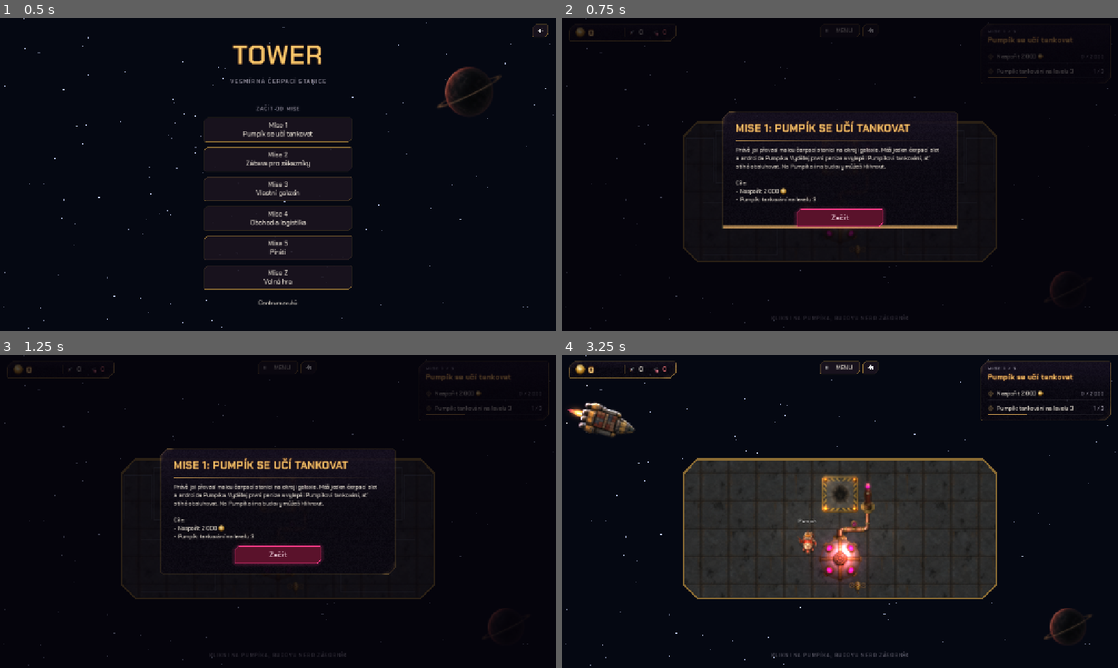
Above: before the commit, frames 1-4 (two rows, left to right).
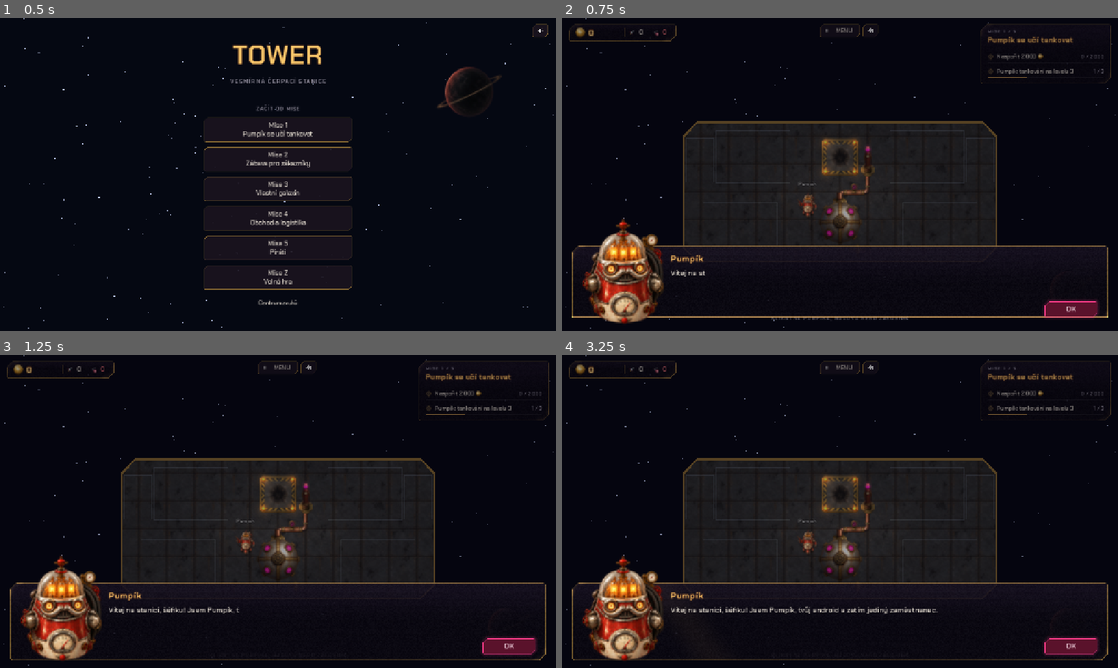
Above: after the commit, the same moments.

Repository: RadekDobrovolny/tower
Game: Godot game, scene res://ui/main_menu.tscn
The game is run twice, just before and just after one commit, with the same random seed, the same clock (stepped at 60 frames per second) and the same inputs.
Inputs (mouse positions are in pixels of both pictures, inside the frame that each line leads up to):
- Up to frame 1 (0.5 s): no input
- Up to frame 2 (0.75 s): click "Mise 1 Pumpík se učí tankovat" at 0.5 s
- Up to frame 3 (1.25 s): no input
- Up to frame 4 (3.25 s): click (840, 555) at 1.25 s, where only the run before the commit has a clickable "Začít"; click (840, 367) at 2 s, where only the run before the commit has a clickable "MENU"; click (840, 495) at 2.75 s, where only the run before the commit has a clickable "Pokračovat"

Frame 1 is identical in both runs. In frame 2, 12% of the frame differs, in the area x 0-100%, y 0-100%; in frame 3, 11%; in frame 4, 12%.

Commit message:
Dialogy

Diff:
--- a/dialogue/lines.gd
+++ b/dialogue/lines.gd
@@ -109,7 +109,7 @@
 ## Pumpíkovi došel galaxín v zásobníku.
 const ANDROID_EMPTY := [
 	"Došel galaxín!",
-	"Zásobník je prázdný, šéfe!",
+	"Zásobník je prázdný, šéfiku!",
 	"Objednej cisternu!",
 ]
 
--- /dev/null
+++ b/dialogue/story.gd
@@ -0,0 +1,54 @@
+class_name Story
+extends RefCounted
+
+## Příběh: postavy a jejich rozhovory. Rozhovor je seznam replik, replika má `speaker`
+## (klíč do SPEAKERS), `mood` (klíč do `portraits`) a `text`. Přehrává je `DialogueBox`.
+
+const PUMPIK := "pumpik"
+
+const SPEAKERS := {
+	PUMPIK: {
+		"name": "Pumpík",
+		"portraits": {
+			"neutral": preload("res://assets/sprites/portraits/pumpik_neutral.png"),
+			"happy": preload("res://assets/sprites/portraits/pumpik_happy.png"),
+			"worried": preload("res://assets/sprites/portraits/pumpik_worried.png"),
+			"angry": preload("res://assets/sprites/portraits/pumpik_angry.png"),
+		},
+	},
+}
+
+## Úvody misí ve stejném pořadí jako `Missions.ALL`.
+const MISSION_INTROS := [
+	[
+		{"speaker": PUMPIK, "mood": "happy", "text": "Vítej na stanici, šéfiku! Jsem Pumpík, tvůj android a zatím jediný zaměstnanec."},
+		{"speaker": PUMPIK, "mood": "neutral", "text": "Jsme na okraji galaxie, máme jeden čerpací slot a prázdnou pokladnu. Vyděláme první peníze a vylepšíš mi tankování, ať stíhám."},
+		{"speaker": PUMPIK, "mood": "neutral", "text": "Na mě i na budovy můžeš kliknout, ukážu ti, co všechno jde. Cíle najdeš vpravo nahoře."},
+	],
+	[
+		{"speaker": PUMPIK, "mood": "worried", "text": "Šéfiku, lodí přibývá a fronty se prodlužují. Posádky začínají být nervózní."},
+		{"speaker": PUMPIK, "mood": "neutral", "text": "Klikni na prázdnou parcelu a postav zábavní systém. Autokino pro rakety, u filmu jim čekání uteče."},
+		{"speaker": PUMPIK, "mood": "happy", "text": "A dva sloty najednou zvládnu, takže si můžeš postavit i druhý čerpací slot."},
+	],
+	[
+		{"speaker": PUMPIK, "mood": "angry", "text": "Šéfiku, dosavadní dodavatel s námi končí! Od teď si galaxín objednáváš sám."},
+		{"speaker": PUMPIK, "mood": "neutral", "text": "Zato si sám určuješ cenu. A první várku 300 j máme v zásobníku zdarma."},
+		{"speaker": PUMPIK, "mood": "worried", "text": "Jen pozor na levné dodavatele. Za nekvalitní galaxín hrozí pokuty."},
+	],
+	[
+		{"speaker": PUMPIK, "mood": "happy", "text": "Stanice se rozrůstá, šéfiku! Posádky by si rády něco koupily, než je natankuju."},
+		{"speaker": PUMPIK, "mood": "neutral", "text": "Postav jim obchod a rozšiř nabídku."},
+		{"speaker": PUMPIK, "mood": "neutral", "text": "K zásobníku na levelu 3 jde přistavět řídící centrum. Vylepší dodávky galaxínu a s automatickým dispečinkem bude cisterny objednávat samo."},
+	],
+	[
+		{"speaker": PUMPIK, "mood": "worried", "text": "Šéfiku, máme problém. Bohatá stanice přitahuje nezvané hosty."},
+		{"speaker": PUMPIK, "mood": "angry", "text": "Piráti! Přiletí, střílí a kradou kredity, dokud je nesestřelíme nebo neodletí."},
+		{"speaker": PUMPIK, "mood": "worried", "text": "Bez obranné věže se jim postavím sám. Když mě rozbijí, nebudu tankovat, dokud mě Bzučák neopraví."},
+		{"speaker": PUMPIK, "mood": "neutral", "text": "Na krajích paluby jsou místa pro obranné věže. Radši je postav."},
+	],
+]
+
+const FREE_PLAY_INTRO := [
+	{"speaker": PUMPIK, "mood": "happy", "text": "Šéfiku, podívej se na to! Všechno postavené a vylepšené na maximum."},
+	{"speaker": PUMPIK, "mood": "neutral", "text": "Žádné cíle, jen provoz a občasní piráti. Hraj, jak dlouho chceš."},
+]
--- a/game/campaign.gd
+++ b/game/campaign.gd
@@ -41,10 +41,10 @@
 	if free_play:
 		_apply_rules(start)
 		_begin_free_play()
-		_pause_with_popup("Mise Z: %s" % start.title, start.description, "Začít")
+		hud.dialogue.play(Story.FREE_PLAY_INTRO)
 		return
 	_begin_mission(start_index)
-	_pause_with_popup("Mise %d: %s" % [number(), mission.title], _briefing(mission), "Začít")
+	hud.dialogue.play(Story.MISSION_INTROS[start_index])
 
 
 func _exit_tree() -> void:
@@ -60,16 +60,22 @@
 	return mission_index + 1 if mission else 0
 
 
-## Zavře okno mise (úvod nebo shrnutí) a pokračuje ve hře, případně další misí.
+## Zavře, co je zrovna otevřené (rozhovor, nebo okno se shrnutím mise), a pokračuje ve hře,
+## případně další misí s jejím úvodem.
 func continue_game() -> void:
-	if _completed:
-		_completed = false
-		if mission_index + 1 < Missions.ALL.size():
-			_begin_mission(mission_index + 1)
-		else:
-			_begin_free_play()
+	if hud.dialogue.is_open():
+		hud.dialogue.close()
+		return
 	hud.hide_mission_popup()
 	get_tree().paused = false
+	if not _completed:
+		return
+	_completed = false
+	if mission_index + 1 < Missions.ALL.size():
+		_begin_mission(mission_index + 1)
+		hud.dialogue.play(Story.MISSION_INTROS[mission_index])
+	else:
+		_begin_free_play()
 
 
 ## Všechno, co jde teď koupit (vylepšení objektů a stavby na první prázdné parcele).
@@ -185,28 +191,6 @@
 	hud.show_mission_popup(title, body, button_text)
 
 
-## Úvodní text mise se seznamem cílů.
-func _briefing(briefed: Mission) -> String:
-	var lines := PackedStringArray([briefed.description, "", "Cíle:"])
-	if briefed.goal_credits > 0:
-		lines.append("- Naspořit %s kr" % Game.format_number(briefed.goal_credits))
-	if briefed.goal_fuel_level > 0:
-		lines.append("- %s: tankování na levelu %d" % [_android_name(), briefed.goal_fuel_level])
-	if briefed.goal_entertainment_level > 0:
-		lines.append("- Zábavní systém na levelu %d" % briefed.goal_entertainment_level)
-	if briefed.goal_tank_level > 0:
-		lines.append("- Zásobník na levelu %d" % briefed.goal_tank_level)
-	if briefed.goal_shop_products > 0:
-		lines.append("- Obchod a v něm %d nové druhy zboží" % briefed.goal_shop_products)
-	if briefed.goal_dispatch:
-		lines.append("- Řídící centrum s automatickým dispečinkem")
-	if briefed.goal_tower_level > 0:
-		lines.append("- Obranná věž na levelu %d" % briefed.goal_tower_level)
-	if briefed.goal_pirates_shot > 0:
-		lines.append("- Sestřelit %d pirátů" % briefed.goal_pirates_shot)
-	return "\n".join(lines)
-
-
 func _android_name() -> String:
 	var androids := station.get_androids()
 	return androids[0].display_name if not androids.is_empty() else "Android"
@@ -233,7 +217,7 @@
 	if mission_index + 1 < Missions.ALL.size():
 		var next: Mission = Missions.ALL[mission_index + 1]
 		_pause_with_popup("Mise %d splněna!" % number(),
-				"%s\n\nDalší mise %d: %s\n%s" % [summary, number() + 1, next.title, _briefing(next)],
+				"%s\n\nDalší mise %d: %s" % [summary, number() + 1, next.title],
 				"Pokračovat")
 	else:
 		_pause_with_popup("Mise %d splněna!" % number(),
--- a/missions/mission.gd
+++ b/missions/mission.gd
@@ -6,8 +6,6 @@
 ## rovnou od téhle mise (výběr v menu, hodí se pro testování).
 
 @export var title := ""
-## Úvodní text mise, ukáže se v okně na začátku mise.
-@export_multiline var description := ""
 
 @export_group("Pravidla")
 ## Nejvyšší level, na který jde vylepšit androida (tankování i jízdu).
--- a/missions/mission_1.tres
+++ b/missions/mission_1.tres
@@ -5,7 +5,6 @@
 [resource]
 script = ExtResource("1_mission")
 title = "Pumpík se učí tankovat"
-description = "Právě jsi převzal malou čerpací stanici na okraji galaxie. Máš jeden čerpací slot a androida Pumpíka. Vydělej první peníze a vylepši Pumpíkovi tankování, ať stíhá obsluhovat. Na Pumpíka i na budovy můžeš kliknout."
 max_android_level = 3
 max_slots = 1
 ship_interval_min = 3.0
--- a/missions/mission_2.tres
+++ b/missions/mission_2.tres
@@ -5,7 +5,6 @@
 [resource]
 script = ExtResource("1_mission")
 title = "Zábava pro zákazníky"
-description = "Lodí přibývá a fronty se prodlužují. Klikni na prázdnou parcelu a postav zákazníkům zábavní systém, ať jim čekání rychleji utíká. Pumpík zvládne obsluhovat dva sloty najednou, druhý čerpací slot si můžeš postavit taky."
 max_android_level = 6
 entertainment_available = true
 drone_upgrades = true
--- a/missions/mission_3.tres
+++ b/missions/mission_3.tres
@@ -5,7 +5,6 @@
 [resource]
 script = ExtResource("1_mission")
 title = "Vlastní galaxín"
-description = "Dosavadní dodavatel s tebou končí. Od teď si galaxín objednáváš sám a sám určuješ jeho cenu. Do zásobníku dostáváš první várku 300 j zdarma. Pozor na levné dodavatele, za nekvalitní galaxín hrozí pokuty."
 max_android_level = 6
 entertainment_available = true
 drone_upgrades = true
--- a/missions/mission_4.tres
+++ b/missions/mission_4.tres
@@ -5,7 +5,6 @@
 [resource]
 script = ExtResource("1_mission")
 title = "Obchod a logistika"
-description = "Stanice se rozrůstá. Posádky lodí by si rády něco koupily, než jim Pumpík natankuje, tak jim postav obchod a rozšiř nabídku. K zásobníku na levelu 3 jde přistavět řídící centrum: vylepší dodávky galaxínu a s automatickým dispečinkem bude cisterny objednávat samo."
 max_android_level = 6
 entertainment_available = true
 drone_upgrades = true
--- a/missions/mission_5.tres
+++ b/missions/mission_5.tres
@@ -5,7 +5,6 @@
 [resource]
 script = ExtResource("1_mission")
 title = "Piráti"
-description = "Bohatá stanice přitahuje nezvané hosty. Piráti přiletí, ostřelují zásobník a kradou kredity, dokud je nesestřelíš nebo neodletí. Bez obranné věže se jim postaví Pumpík: jednoho piráta zvládne, ale pak je poškozený a netankuje, dokud ho Bzučák neopraví. Na krajích paluby jsou místa pro obranné věže."
 max_android_level = 6
 entertainment_available = true
 drone_upgrades = true
--- a/missions/mission_z.tres
+++ b/missions/mission_z.tres
@@ -5,7 +5,6 @@
 [resource]
 script = ExtResource("1_mission")
 title = "Volná hra"
-description = "Stanice je hotová a všechno na ní je vylepšené na maximum: budovy, věže, řídící centrum, Pumpík i Bzučák. Žádné cíle, jen provoz a občasní piráti. Hraj, jak dlouho chceš."
 max_android_level = 6
 entertainment_available = true
 drone_upgrades = true
--- a/missions/missions.gd
+++ b/missions/missions.gd
@@ -1,8 +1,8 @@
 class_name Missions
 extends RefCounted
 
-## Mise v pořadí, ve kterém jdou za sebou. Novou misi přidej sem: objeví se v menu
-## a hra na ni po splnění předchozí plynule naváže. Mise Z (volná hra se vším na maximu)
+## Mise v pořadí, ve kterém jdou za sebou. Novou misi přidej sem a její úvod do
+## `Story.MISSION_INTROS`: objeví se v menu a hra na ni po splnění předchozí plynule naváže. Mise Z (volná hra se vším na maximu)
 ## stojí mimo pořadí, jde na ni jen z menu.
 
 const WORLD_SCENE := "res://game/world.tscn"
--- a/spritecook-assets.json
+++ b/spritecook-assets.json
@@ -511,6 +511,32 @@
           "cell": "vpravo dole"
         }
       ]
+    },
+    {
+      "asset_id": "8fc99b33-d119-4c27-8a81-a3815abadeea",
+      "label": "Tower – Pumpík, obličeje pro dialogy, 4 emoce (reference Pumpík robot, 16 kreditů)",
+      "files": [
+        {
+          "file": "assets/sprites/portraits/pumpik_neutral.png",
+          "sha12": "8c716ed4a7dc",
+          "cell": "vlevo nahoře"
+        },
+        {
+          "file": "assets/sprites/portraits/pumpik_happy.png",
+          "sha12": "17090ee20227",
+          "cell": "vpravo nahoře"
+        },
+        {
+          "file": "assets/sprites/portraits/pumpik_worried.png",
+          "sha12": "850c2c5950d3",
+          "cell": "vlevo dole"
+        },
+        {
+          "file": "assets/sprites/portraits/pumpik_angry.png",
+          "sha12": "f30a2f612025",
+          "cell": "vpravo dole"
+        }
+      ]
     }
   ]
 }
--- /dev/null
+++ b/ui/dialogue_box.gd
@@ -0,0 +1,72 @@
+class_name DialogueBox
+extends ColorRect
+
+## Rozhovor ve spodní části obrazovky: vlevo obličej postavy, vedle její jméno a text, který se
+## postupně vypisuje. Dokud je vidět, hra stojí a hráč musí repliky odkliknout. Běží i při
+## pauze (process_mode Always).
+
+## Kolik znaků za sekundu se vypisuje.
+const REVEAL_SPEED := 60.0
+const MONEY_ICON_SIZE := 17
+
+var _lines: Array = []
+var _index := 0
+var _reveal: Tween
+
+@onready var _portrait: TextureRect = %DialoguePortrait
+@onready var _name: Label = %DialogueName
+@onready var _text: RichTextLabel = %DialogueText
+@onready var _ok: Button = %DialogueOk
+
+
+func _ready() -> void:
+	hide()
+	_ok.pressed.connect(_advance)
+
+
+func _unhandled_input(event: InputEvent) -> void:
+	if visible and event.is_action_pressed("ui_accept"):
+		_advance()
+		get_viewport().set_input_as_handled()
+
+
+## Přehraje rozhovor a zastaví hru, dokud ho hráč neodklikne.
+func play(lines: Array) -> void:
+	_lines = lines
+	_index = -1
+	get_tree().paused = true
+	show()
+	_show_next_line()
+
+
+func is_open() -> bool:
+	return visible
+
+
+func close() -> void:
+	hide()
+	get_tree().paused = false
+
+
+## OK dopíše rozepsaný text, teprve pak přejde na další repliku.
+func _advance() -> void:
+	if _reveal and _reveal.is_running():
+		_reveal.kill()
+		_text.visible_ratio = 1.0
+	else:
+		_show_next_line()
+
+
+func _show_next_line() -> void:
+	_index += 1
+	if _index >= _lines.size():
+		close()
+		return
+	var line: Dictionary = _lines[_index]
+	var speaker: Dictionary = Story.SPEAKERS[line.speaker]
+	_name.text = speaker.name
+	_portrait.texture = speaker.portraits[line.mood]
+	_text.text = UiIcons.money_bbcode(line.text, MONEY_ICON_SIZE)
+	_text.visible_ratio = 0.0
+	_reveal = create_tween()
+	_reveal.tween_property(_text, "visible_ratio", 1.0, line.text.length() / REVEAL_SPEED)
--- a/ui/hud.gd
+++ b/ui/hud.gd
@@ -41,6 +41,7 @@
 @onready var _info_actions: VBoxContainer = %InfoActions
 @onready var _hint: Label = $HintLabel
 @onready var _alert: Label = $Alert
+@onready var dialogue: DialogueBox = $DialogueBox
 @onready var _mission_popup: Control = $MissionPopup
 @onready var _mission_title: Label = %MissionTitle
 @onready var _mission_body: RichTextLabel = %MissionBody
--- a/ui/hud.tscn
+++ b/ui/hud.tscn
@@ -10,6 +10,7 @@
 [ext_resource type="Texture2D" path="res://assets/ui/icons/pause.svg" id="8_pause"]
 [ext_resource type="Script" path="res://ui/sound_button.gd" id="20_sound"]
 [ext_resource type="Script" path="res://ui/junk_dealer_popup.gd" id="21_dealer"]
+[ext_resource type="Script" path="res://ui/dialogue_box.gd" id="22_dialogue"]
 [ext_resource type="Texture2D" path="res://assets/ui/icons/close.svg" id="9_close"]
 [ext_resource type="Texture2D" path="res://assets/ui/icons/galaxin.svg" id="10_galaxin"]
 [ext_resource type="Texture2D" path="res://assets/ui/icons/tank.svg" id="11_tank"]
@@ -694,3 +695,72 @@
 size_flags_horizontal = 8
 focus_mode = 0
 text = "Zatím ne"
+
+[node name="DialogueBox" type="ColorRect" parent="."]
+process_mode = 3
+visible = false
+anchor_right = 1.0
+anchor_bottom = 1.0
+color = Color(0.02, 0.01, 0.04, 0.4)
+script = ExtResource("22_dialogue")
+
+[node name="Panel" type="PanelContainer" parent="DialogueBox"]
+anchor_top = 1.0
+anchor_right = 1.0
+anchor_bottom = 1.0
+offset_left = 24.0
+offset_top = -196.0
+offset_right = -24.0
+offset_bottom = -18.0
+script = ExtResource("3_panel")
+
+[node name="Margin" type="MarginContainer" parent="DialogueBox/Panel"]
+layout_mode = 2
+theme_override_constants/margin_left = 226
+theme_override_constants/margin_top = 16
+theme_override_constants/margin_right = 24
+theme_override_constants/margin_bottom = 14
+
+[node name="VBox" type="VBoxContainer" parent="DialogueBox/Panel/Margin"]
+layout_mode = 2
+theme_override_constants/separation = 8
+
+[node name="DialogueName" type="Label" parent="DialogueBox/Panel/Margin/VBox"]
+unique_name_in_owner = true
+layout_mode = 2
+theme_type_variation = &"HudTitle"
+theme_override_font_sizes/font_size = 20
+text = "Pumpík"
+
+[node name="DialogueText" type="RichTextLabel" parent="DialogueBox/Panel/Margin/VBox"]
+unique_name_in_owner = true
+layout_mode = 2
+size_flags_vertical = 3
+mouse_filter = 2
+theme_override_font_sizes/normal_font_size = 17
+bbcode_enabled = true
+scroll_active = false
+
+[node name="Buttons" type="HBoxContainer" parent="DialogueBox/Panel/Margin/VBox"]
+layout_mode = 2
+alignment = 2
+
+[node name="DialogueOk" type="Button" parent="DialogueBox/Panel/Margin/VBox/Buttons"]
+unique_name_in_owner = true
+custom_minimum_size = Vector2(120, 36)
+layout_mode = 2
+focus_mode = 0
+theme_type_variation = &"PrimaryButton"
+text = "OK"
+
+[node name="DialoguePortrait" type="TextureRect" parent="DialogueBox"]
+unique_name_in_owner = true
+anchor_top = 1.0
+anchor_bottom = 1.0
+offset_left = 40.0
+offset_top = -262.0
+offset_right = 240.0
+offset_bottom = -12.0
+mouse_filter = 2
+expand_mode = 1
+stretch_mode = 5
Binary file added: assets/sprites/portraits/pumpik_angry.png
Not shown, added: assets/sprites/portraits/pumpik_angry.png.import
Binary file added: assets/sprites/portraits/pumpik_happy.png
Not shown, added: assets/sprites/portraits/pumpik_happy.png.import
Binary file added: assets/sprites/portraits/pumpik_neutral.png
Not shown, added: assets/sprites/portraits/pumpik_neutral.png.import
Binary file added: assets/sprites/portraits/pumpik_worried.png
Not shown, added: assets/sprites/portraits/pumpik_worried.png.import
Not shown, added: dialogue/story.gd.uid
Not shown, added: ui/dialogue_box.gd.uid
Not shown, changed: CLAUDE.md
Not shown, changed: docs/design.md
